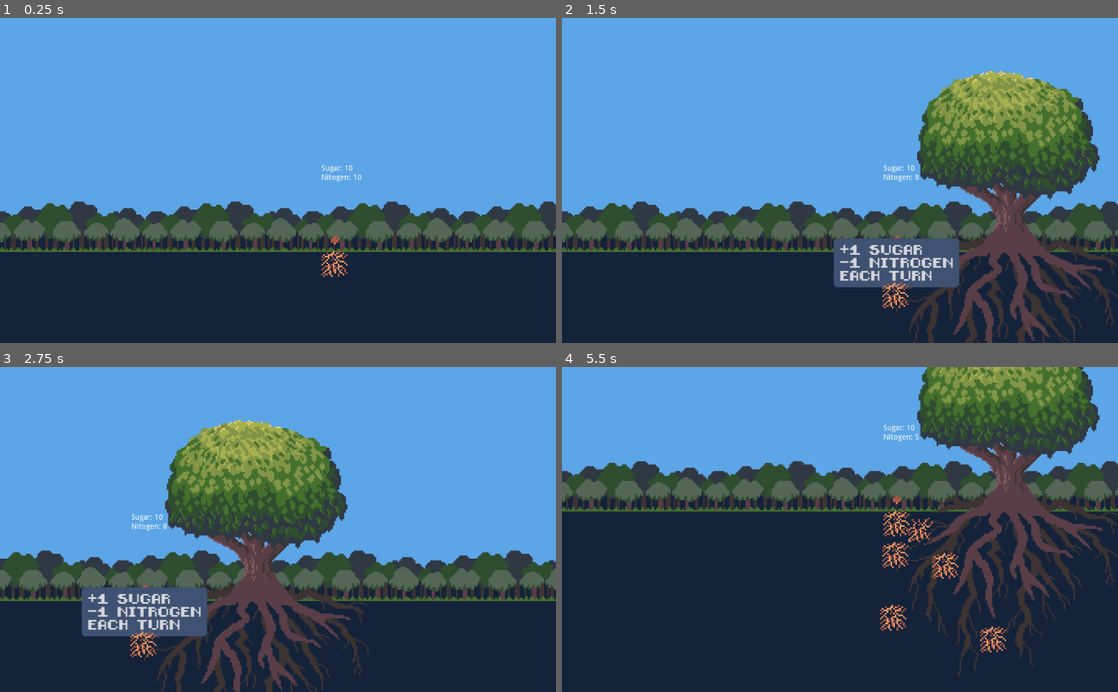
Above: before the commit, frames 1-4 (two rows, left to right).
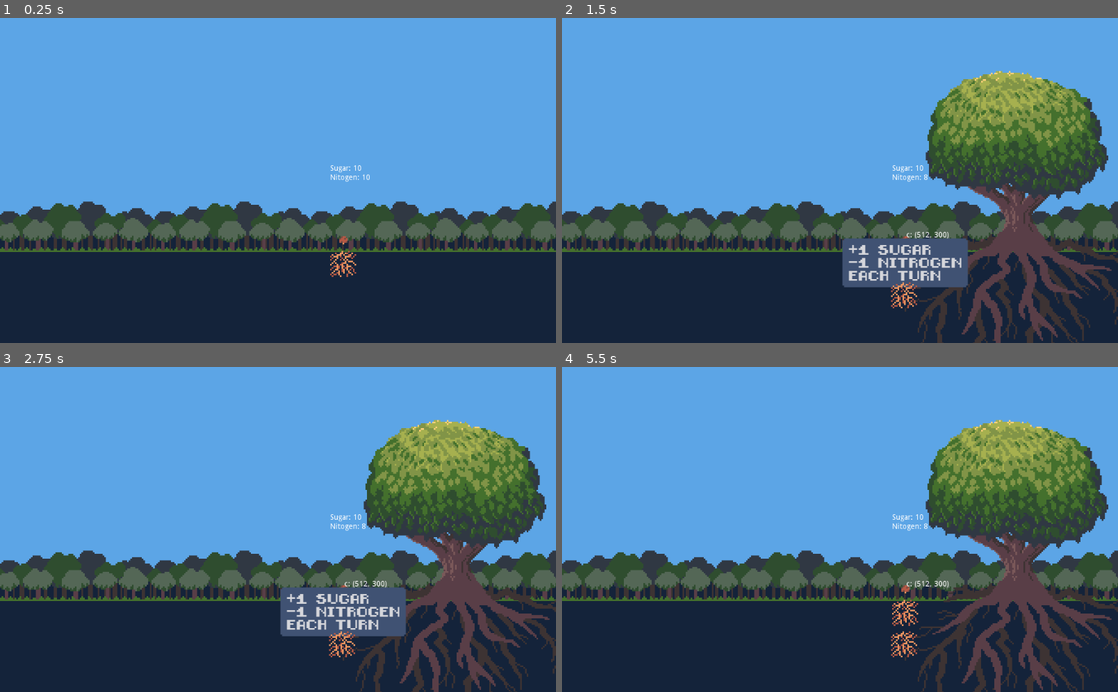
Above: after the commit, the same moments.

Repository: RoxT/rootroutes
Game: Godot game, scene res://Main_Rs_COPY.tscn
The game is run twice, just before and just after one commit, with the same random seed, the same clock (stepped at 60 frames per second) and the same inputs.
Inputs (mouse positions are in pixels of both pictures, inside the frame that each line leads up to):
- Up to frame 1 (0.25 s): no input
- Up to frame 2 (1.5 s): tap Enter at 0.5 s; drag from (895, 261) to (895, 109) at 0.52 s; tap Space at 1.25 s; drag from (895, 294) to (812, 245) at 1.27 s
- Up to frame 3 (2.75 s): tap Enter at 2 s; move the mouse to (333, 458) at 2.02 s; hold Right (ui_right) from 2.03 s (still down); click (333, 458) at 2.17 s
- Up to frame 4 (5.5 s): release Right (ui_right) at 2.75 s; drag from (812, 594) to (701, 643) at 2.77 s; tap Space at 3.5 s; move the mouse to (1006, 578) at 3.52 s; hold Left (ui_left) 3.53-4.25 s; click (1006, 578) at 3.67 s; drag from (923, 617) to (1023, 640) at 4.27 s; tap Enter at 5 s; move the mouse to (945, 653) at 5.02 s; hold Down (ui_down) from 5.03 s (still down); click (945, 653) at 5.17 s

The runs differ from the first frame. In frame 1, 6.3% of the frame differs, in the area x 0-100%, y 45-80%; in frame 2, 18%; in frame 3, 41%; in frame 4, 52%, in the area x 0-100%, y 0-100%.

Commit message:
camera uses global position

Diff:
--- a/RootRoutes/Main_Rs_COPY.tscn
+++ b/RootRoutes/Main_Rs_COPY.tscn
@@ -10,7 +10,7 @@
 [ext_resource path="res://textures/rockblue3.png" type="Texture" id=8]
 [ext_resource path="res://textures/rockblue4.png" type="Texture" id=9]
 [ext_resource path="res://textures/message-youdied.png" type="Texture" id=10]
-[ext_resource path="res://resources/root routes - 1 bar.mp3" type="AudioStream" id=11]
+[ext_resource path="res://resources/root routes.mp3" type="AudioStream" id=11]
 
 [sub_resource type="CapsuleShape2D" id=1]
 radius = 26.0
@@ -285,10 +285,10 @@
 
 [node name="AudioStreamPlayer2D" type="AudioStreamPlayer2D" parent="."]
 stream = ExtResource( 11 )
+volume_db = -18.0
 autoplay = true
 
 [node name="Camera2D" type="Camera2D" parent="."]
-position = Vector2( 528, 240 )
 current = true
 limit_left = 0
 limit_top = 0
--- a/RootRoutes/scenes/FreeRoot.tscn
+++ b/RootRoutes/scenes/FreeRoot.tscn
@@ -16,3 +16,7 @@
 
 [node name="CollisionShape2D" type="CollisionShape2D" parent="."]
 shape = SubResource( 1 )
+
+[node name="Label" type="Label" parent="."]
+margin_right = 40.0
+margin_bottom = 14.0
--- a/RootRoutes/scenes/FruitingBody.tscn
+++ b/RootRoutes/scenes/FruitingBody.tscn
@@ -29,3 +29,7 @@
 margin_right = 38.0
 margin_bottom = -109.0
 text = "Sugar 10"
+
+[node name="Debug" type="Label" parent="."]
+margin_right = 40.0
+margin_bottom = 14.0
--- a/RootRoutes/scripts/FruitingBody.gd
+++ b/RootRoutes/scripts/FruitingBody.gd
@@ -49,6 +49,10 @@
 			if c is Root:
 				c.tick()
 
+func handle_hover(pointer):
+	if active_root == null: return
+	active_root.handle_hover(pointer)
+
 func update_ineventory():
 	$Inventory/Label.text = "Sugar: " + str(sugar) + "\n" + "Nitogen: " + str(nitro)
 
--- a/RootRoutes/scripts/Root.gd
+++ b/RootRoutes/scripts/Root.gd
@@ -30,15 +30,17 @@
 	if age >= maturity:
 		player.play("mature")
 
+func handle_hover(pointer: Vector2):
+	if !is_instance_valid(free_root): return
+	var hover = to_local(pointer).snapped(Vector2(STEP, STEP))
+	free_root.get_node("Label").text = str(pointer) + "\n" + str(hover)
+	hover.x = clamp(hover.x, -STEP, STEP)
+	hover.y = clamp(hover.y, -STEP, STEP)
+	free_root.position = hover
+	free_root.choose_anim(hover)
+
 func _unhandled_input(event):
 	if !active: return
-	if event is InputEventMouseMotion:
-		# While dragging, move the sprite with the mouse.
-		var pointer = to_local(event.position).snapped(Vector2(STEP, STEP))
-		pointer.x = clamp(pointer.x, -STEP, STEP)
-		pointer.y = clamp(pointer.y, -STEP, STEP)
-		free_root.position = pointer
-		free_root.choose_anim(pointer)
 	if event is InputEventMouseButton && event.is_pressed() == true:
 		var areas = free_root.get_overlapping_areas()
 		if !areas.empty(): print(str(areas))
--- a/RootRoutes/scripts/RootTest.gd
+++ b/RootRoutes/scripts/RootTest.gd
@@ -5,6 +5,8 @@
 onready var camera = $Camera2D
 const CAMERA_SPEED = 500
 const ZOOM_SPEED = 0.5
+const STEP = 48
+var current_body:FruitingBody
 
 # Called when the node enters the scene tree for the first time.
 func _ready():
@@ -18,6 +20,7 @@
 	var err = $YouDied/Timer.connect("timeout", self, "_on_YouDied_Timer_timeout")
 	if err != OK: print(err)
 	add_child(new_body)
+	current_body = new_body
 
 func _physics_process(delta):
 	if Input.is_action_pressed("ui_right"):
@@ -35,6 +38,14 @@
 		var desired = camera.zoom + Vector2(ZOOM_SPEED * delta, ZOOM_SPEED * delta)
 		camera.zoom = Vector2(clamp(desired.x, 0.3, 2.0), clamp(desired.x, 0.3, 2.0))
 
+func _unhandled_input(event):
+	if !is_instance_valid(current_body): return
+	if event is InputEventMouseMotion:
+		var pointer = get_global_mouse_position()
+		current_body.get_node("Debug").text = "c: " + str(camera.get_camera_screen_center()) + "\n"
+		current_body.handle_hover(pointer)
+
+
 func _on_restart():
 	$YouDied/Label.text = "re-spawning...."
 	$YouDied.visible = true
